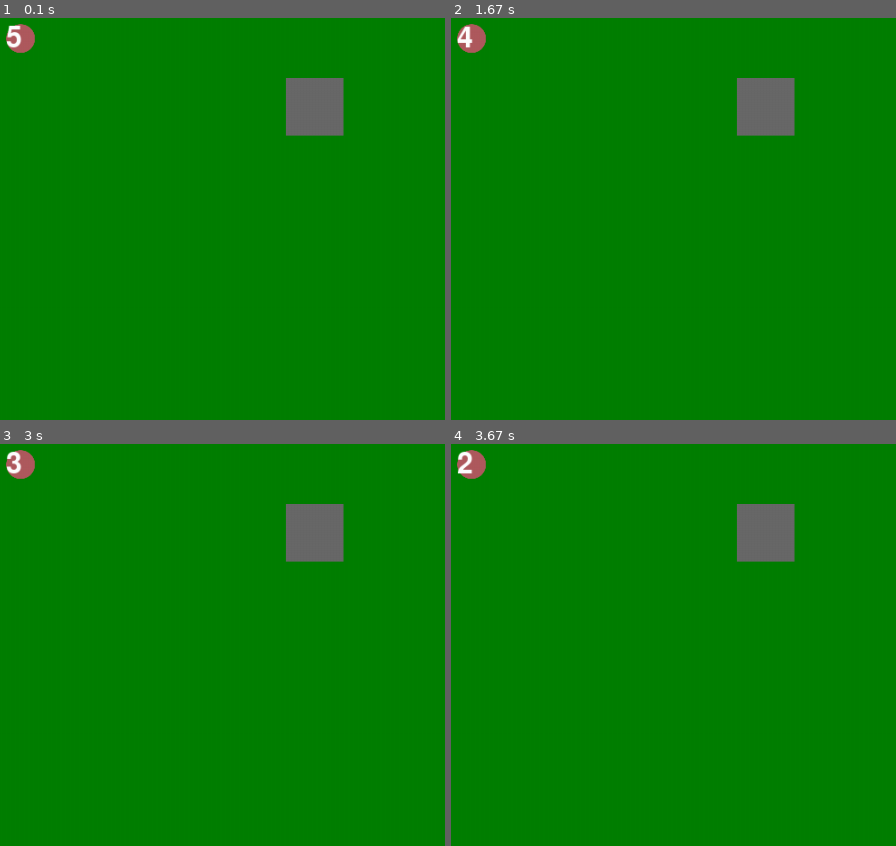
Above: before the commit, frames 1-4 (two rows, left to right).
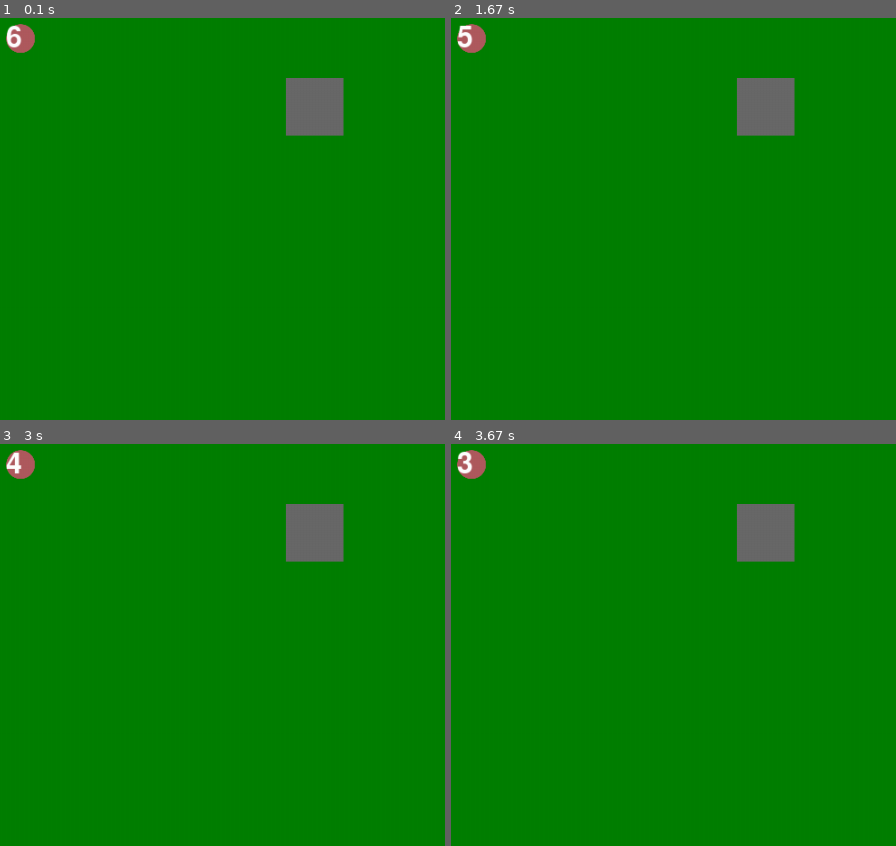
Above: after the commit, the same moments.

Repository: b7duongcs/PyGame-Disc-Golf
Game: pygame game, started from main.py
Two runs of this game, one before a commit and one after it. Both use one fixed random seed, a clock stepped at 60 frames per second and the inputs below.
Inputs:
- Up to frame 1 (0.1 s): no input
- Up to frame 2 (1.67 s): tap 1 at 0.33 s; tap 8 at 0.67 s; tap E at 1.5 s
- Up to frame 3 (3 s): tap 2 at 1.83 s; tap 9 at 2.17 s
- Up to frame 4 (3.67 s): tap 3 at 3 s; tap 0 at 3.33 s
The pictures show only the part of the screen within x 0-50%, y 0-50%; the shares and areas given below are measured in that part.

The runs differ from the first frame. In frame 1, less than 0.1% of the frame differs, in the area x 1-5%, y 1-8%; in frame 2, 0.1%; in frame 3, 0.1%; in frame 4, less than 0.1%.

Commit message:
change time to 6

Diff:
--- a/main.py
+++ b/main.py
@@ -12,7 +12,7 @@
 pygame.display.set_caption("Disc Golf")
 FPS = 60
 TICKS_PER_FRAME = 1000/FPS
-TIME_LIMIT = 5000
+TIME_LIMIT = 6000
 
 #colours
 GREEN = (0,128,0)
